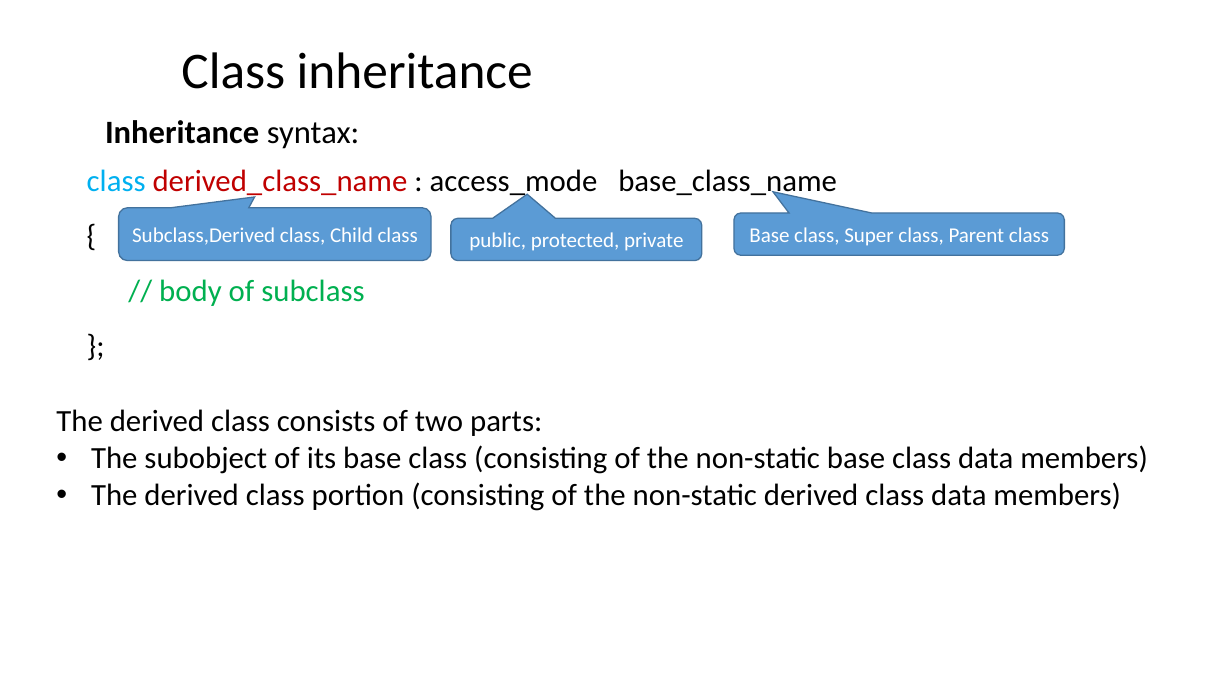
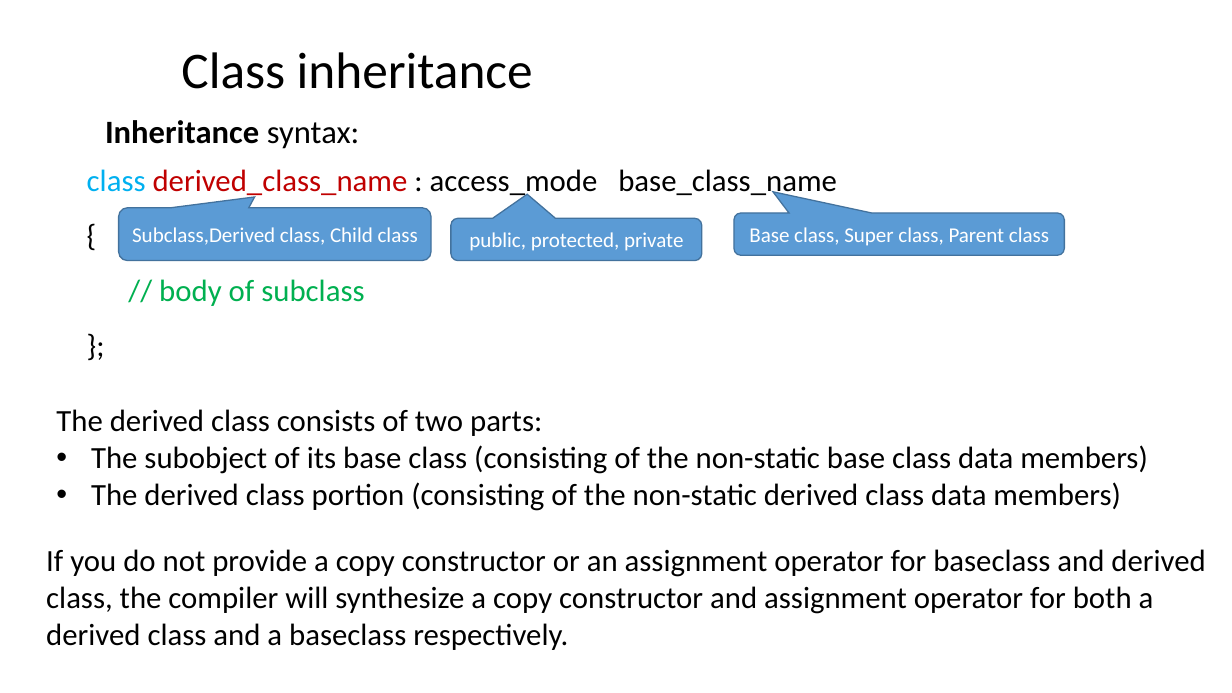
Before and after one commit to ShiqiYu/CPP, a slide deck: slide 4 of week12/Lab12.pptx. Drawn at 1232x693 pixels with LibreOffice and Linux fonts; fonts in the diff are those of the drawing; background and template pictures are left out. Boxes give left, top, right and bottom in pixels: in the first picture for what was removed or moved away, otherwise in the second. Text is boxed around its words. In the diff, an @@ line names an element or a change of style, - is before the commit and + after.

```diff
--- a/week12/Lab12.pptx
+++ b/week12/Lab12.pptx
@@ text added at [46,549,1205,650], 24 pt, text #000000 @@
+If you do not provide a copy constructor or an assignment operator for baseclass and derived
+class, the compiler will synthesize a copy constructor and assignment operator for both a
+derived class and a baseclass respectively.
```
Also in this commit, not shown: 6 other slides changed, 3 slides added, 6 slides removed.
